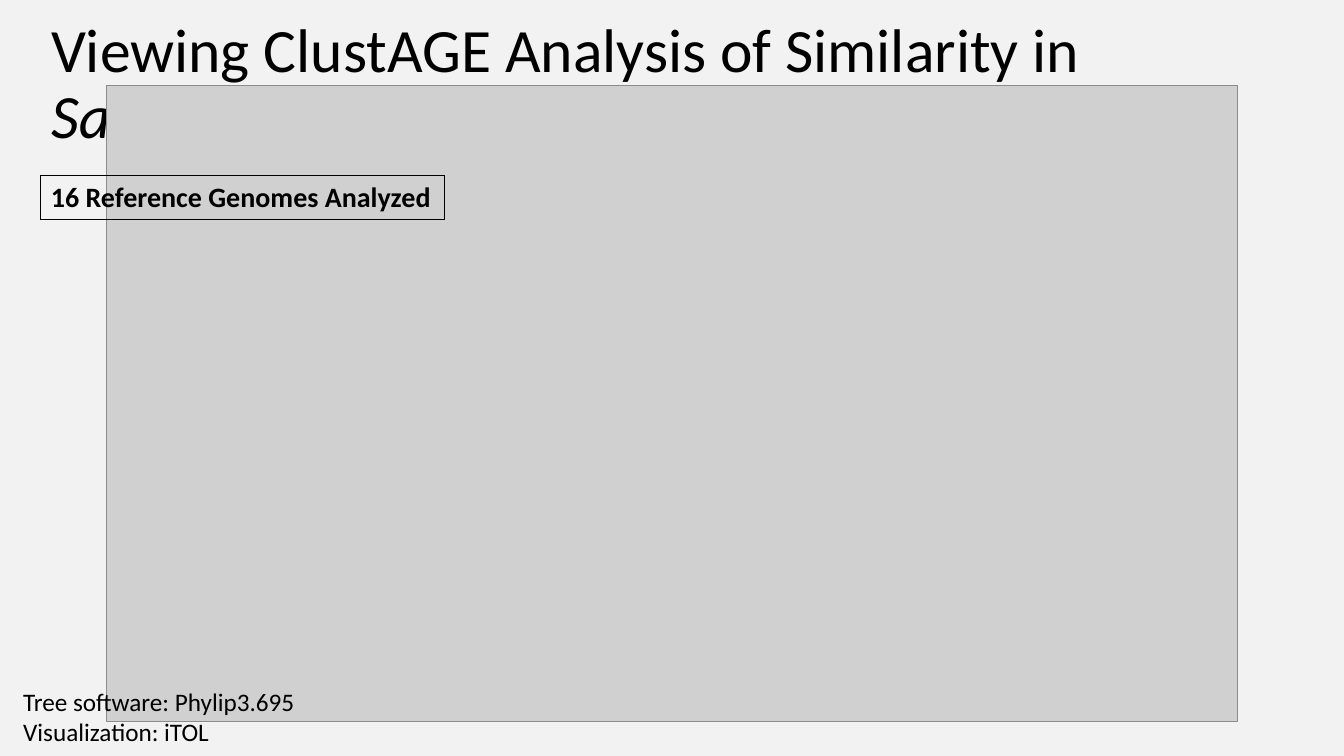
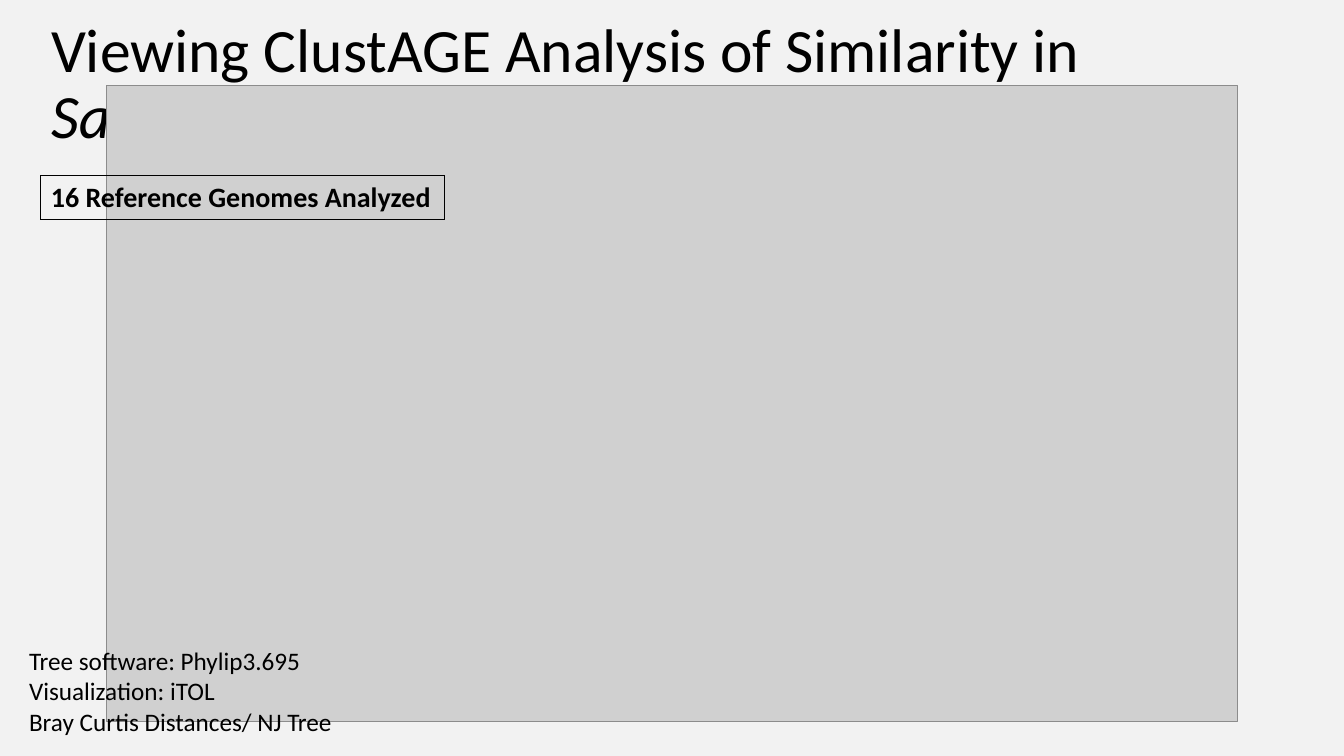
Before and after one commit to Yale-EEB723/finalproject, a slide deck: slide 19 of 190425_Verdegaal_EEB723_project.pptx (slide 18 before the commit). Drawn at 1344x756 pixels with LibreOffice and Linux fonts; fonts in the diff are those of the drawing; grey boxes stand for pictures. Boxes give left, top, right and bottom in pixels: in the first picture for what was removed or moved away, otherwise in the second. Text is boxed around its words. In the diff, an @@ line names an element or a change of style, - is before the commit and + after.

```diff
--- a/190425_Verdegaal_EEB723_project.pptx
+++ b/190425_Verdegaal_EEB723_project.pptx
@@ text "Tree software: Phylip3.695": place and size @@
-text "Tree software: Phylip3.695" at box(23, 690, 294, 741)
+text "Tree software: Phylip3.695" at box(29, 650, 331, 735)
@@ text at box(29, 710, 331, 735): paragraph added @@
+Bray Curtis Distances/ NJ Tree
```
Also in this commit, not shown: 7 other slides changed, 1 slide added.
